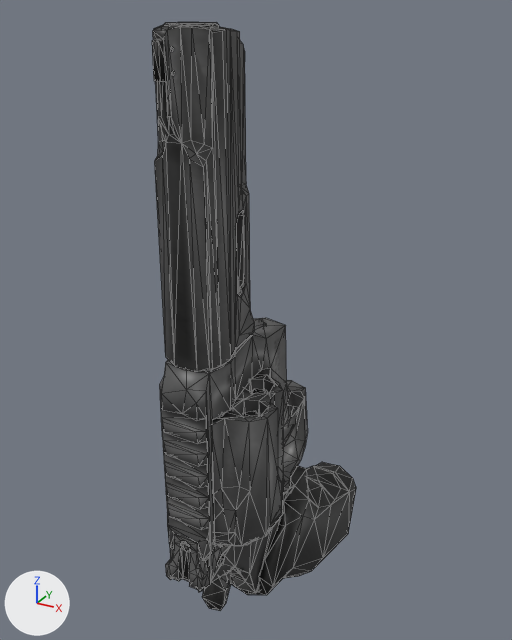
The FBX model HFO/Contents/mods/HFO/media/models_X/weapons/firearm/Revolver.fbx, before and after one commit.
The view is the same before and after, from a 50 mm lens placed at (0.000873, -0.001555, 0.001809), pointed at (-0.000082, 0.000182, 0.00094). The axes (+X, +Y, +Z) are drawn at lower left. The lights are the same throughout. Mesh edges are drawn as thin lines. Where no turn or scale is listed for an object, it has been applied to the vertices. Vertices at the same position are counted once.

Names of what the first picture shows: 'Revolver'.
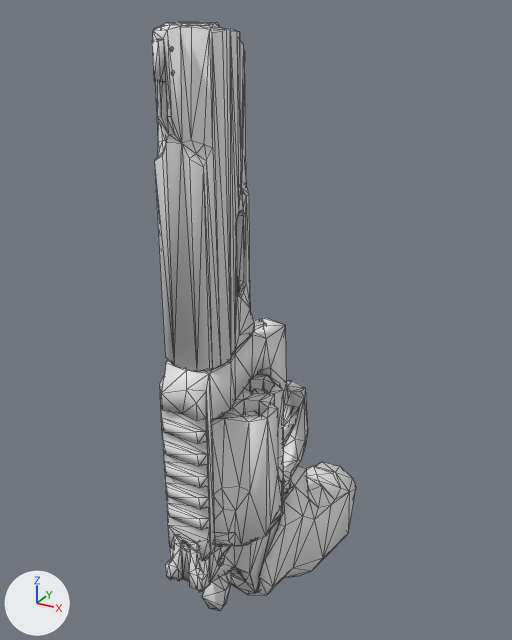
Boxes (x1, y1, x2, y2) around the edits, measured in the pictures (512 x 640 px; the box of a moved part takes in the faces that stretch with it):
part 1 of me_revolver, moved or reshaped: (152, 27, 309, 590) in both
part 2 of me_revolver, moved or reshaped: (316, 462, 349, 491) in both
part 3 of me_revolver, recoloured: (153, 22, 356, 611) in both

The change, as a diff of the scene's bpy script:
```diff
--- a/HFO/Contents/mods/HFO/media/models_X/weapons/firearm/Revolver.fbx.py
+++ b/HFO/Contents/mods/HFO/media/models_X/weapons/firearm/Revolver.fbx.py
@@ me_revolver @@
 # used by ob_revolver; location = (0.0, 0.0, 0.0)
-me_revolver.from_pydata(...)  # 1415 vertices, 2613 faces; spans x -0.00016..0.00016, y -0.00037..0.00068, z -0.00019..0.00178
+me_revolver.from_pydata(...)  # 1404 vertices, 2609 faces; spans x -0.00016..0.00016, y -0.00037..0.00068, z -0.00019..0.00178
+# me_revolver part 1
+# 11 vertices are removed from x -0.00009..0.00006, y -0.00035..0.00009, z 0.00037..0.00054
+# 263 faces are deleted
+# 259 new faces join them
+# me_revolver part 2
+# 10 faces are deleted
+# 10 new faces join them
+# me_revolver part 3: 2344 faces spanning x -0.00016..0.00016, y -0.00037..0.00068, z -0.00019..0.00178 switch from mat_revolver (picture img_revolver_png) to no material
```
